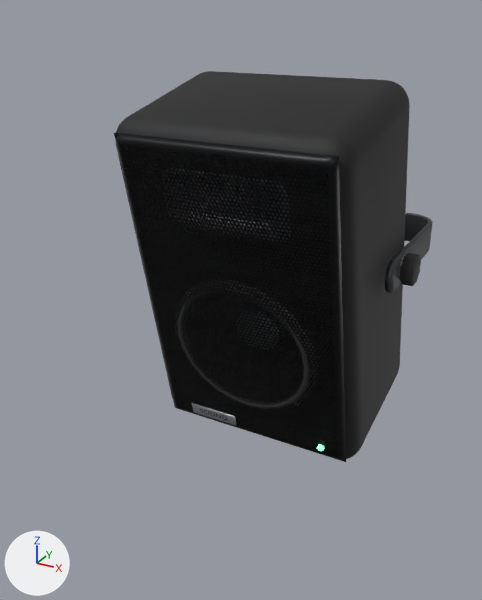
The Blender file blender/speaker.blend: old version first, new version second.
The view is the same before and after, from a 50 mm camera at (0.366, -0.757, 0.317) aimed at (-0.042, -0.015, -0.054). Lighting does not change. The marker at lower left points along +X, +Y and +Z. The older version comes first.

In view in the first picture: 'SpeakerCabinet', 'SpeakerCone', 'SpeakerDustCap', 'SpeakerGrille', 'SpeakerHorn', 'SpeakerKnob1', 'SpeakerSurround', 'SpeakerWasher1', 'SpeakerYoke', 'SpeakerYokeEnd1' and 3 more.
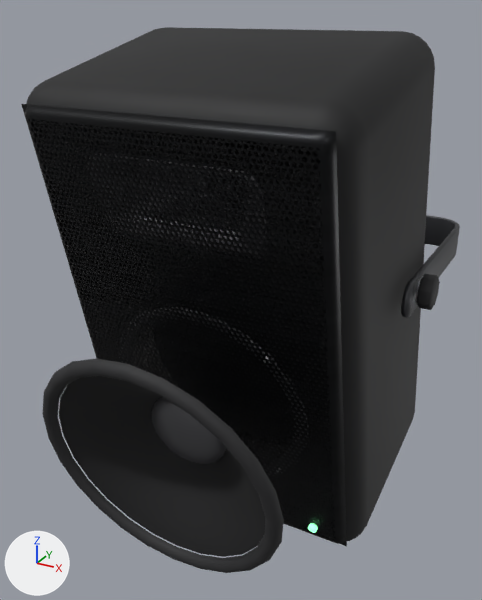
ob_speakertilt is not drawn itself; it is the parent of ob_speakercabinet, ob_speakerinside, ob_speakerport, ob_speakerwooferframe, ob_speakersurround, ob_speakercone, ob_speakerdustcap, ob_speakerwooferscrew0.

Where the newer file only moved an object's origin or applied its transform, the numbers keep the older frame.

The change, as a diff of the scene's bpy script:
```diff
--- a/blender/speaker.blend.py
+++ b/blender/speaker.blend.py
@@ me_speakersurround @@
 # used by ob_speakersurround; parent = ob_speakertilt; location = (0.0, -0.128, -0.08); rotation_euler = (1.571, 0.0, 0.0), in degrees (90, 0, 0)
-me_speakersurround.from_pydata(...)  # 312 vertices, 288 faces; spans x -0.098..0.098, y -0.098..0.098, z 0.0..0.007
+me_speakersurround.from_pydata(...)  # 312 vertices, 288 faces; spans x -0.122..0.122, y -0.129..0.116, z 0.091..0.099
+# me_speakersurround part 1: 312 vertices removed from x -0.098..0.098, y -0.098..0.098, z 0.0..0.007
+# me_speakersurround part 2: 312 vertices added at x -0.122..0.122, y -0.129..0.116, z 0.091..0.099
 me_speakersurround.materials.append(mat_speakerrubber)
@@ me_speakercone @@
 # used by ob_speakercone; parent = ob_speakertilt; location = (0.0, -0.127, -0.08); rotation_euler = (1.571, 0.0, 0.0), in degrees (90, 0, 0)
-me_speakercone.from_pydata(...)  # 240 vertices, 216 faces; spans x -0.086..0.086, y -0.086..0.086, z -0.042..0.0
+me_speakercone.from_pydata(...)  # 240 vertices, 216 faces; spans x -0.108..0.108, y -0.114..0.101, z 0.038..0.09
+# me_speakercone part 3: 240 vertices removed from x -0.086..0.086, y -0.086..0.086, z -0.042..0.0
+# me_speakercone part 4: 240 vertices added at x -0.108..0.108, y -0.114..0.101, z 0.038..0.09
 me_speakercone.materials.append(mat_speakercone)
@@ me_speakerdustcap @@
 # used by ob_speakerdustcap; parent = ob_speakertilt; location = (0.0, -0.127, -0.08); rotation_euler = (1.571, 0.0, 0.0), in degrees (90, 0, 0)
-me_speakerdustcap.from_pydata(...)  # 168 vertices, 156 faces; spans x -0.032..0.032, y -0.032..0.032, z -0.042..-0.0293
+me_speakerdustcap.from_pydata(...)  # 168 vertices, 156 faces; spans x -0.04..0.04, y -0.0469..0.0331, z 0.0378..0.0536
+# me_speakerdustcap part 5: 168 vertices removed from x -0.032..0.032, y -0.032..0.032, z -0.042..-0.0293
+# me_speakerdustcap part 6: 168 vertices added at x -0.04..0.04, y -0.0469..0.0331, z 0.0378..0.0536
 me_speakerdustcap.materials.append(mat_speakercap)
@@ me_speakeryoke @@
 # used by ob_speakeryoke; parent = ob_wallspeaker; location = (0.0, 0.0, 0.0)
-me_speakeryoke.from_pydata(...)  # 64 vertices, 62 faces; spans x -0.167..0.167, y -0.01..0.193, z -0.001..0.041
+me_speakeryoke.from_pydata(...)  # 64 vertices, 62 faces; spans x -0.205..0.205, y -0.07..0.193, z -0.001..0.041
+# me_speakeryoke part 7: 14 of the vertices in x 0.129..0.162, y 0.155..0.193, z -0.001..0.041 are moved by (0.037, 0.0, 0.0)
+# me_speakeryoke part 8: all 4 vertices in x 0.161..0.167, y -0.01, z -0.001..0.041 are moved by (0.038, -0.06, 0.0)
+# me_speakeryoke part 9: 14 of the vertices in x 0.129..0.167, y 0.155..0.192, z -0.001..0.041 are moved by (0.038, 0.0, 0.0)
+# other edits to the shape of me_speakeryoke do not show in these pictures
 me_speakeryoke.materials.append(mat_speakersteel)
@@ ob_speakertilt @@
 ob_speakertilt.parent = ob_wallspeaker
-ob_speakertilt.location = (0.0, 0.02, 0.02)
+ob_speakertilt.location = (0.0, -0.04, 0.02)
 ob_speakertilt.rotation_euler = (0.22, 0.0, 0.0)  # degrees (13, 0, 0)
+ob_speakertilt.scale = (1.25, 1.25, 1.25)
@@ ob_speakeryokeend1 @@
 ob_speakeryokeend1.parent = ob_wallspeaker
-ob_speakeryokeend1.location = (0.164, -0.01, 0.02)
+ob_speakeryokeend1.location = (0.202, -0.07, 0.02)
 ob_speakeryokeend1.rotation_euler = (0.0, 1.571, 0.0)  # degrees (0, 90, 0)
@@ ob_speakerwasher1 @@
 ob_speakerwasher1.parent = ob_wallspeaker
-ob_speakerwasher1.location = (0.168, 0.02, 0.02)
+ob_speakerwasher1.location = (0.205, -0.04, 0.02)
 ob_speakerwasher1.rotation_euler = (0.0, 1.571, 0.0)  # degrees (0, 90, 0)
@@ ob_speakerknob1 @@
 ob_speakerknob1.parent = ob_wallspeaker
-ob_speakerknob1.location = (0.177, 0.02, 0.02)
+ob_speakerknob1.location = (0.214, -0.04, 0.02)
 ob_speakerknob1.rotation_euler = (0.0, 1.571, 0.0)  # degrees (0, 90, 0)
```

Boxes (x1, y1, x2, y2) around the edits, measured in the pictures (482 x 600 px; the box of a moved part takes in the faces that stretch with it):
'SpeakerCabinet', moved, rescaled (39% wider, 32% taller)
    before: (116, 71, 410, 459)
    after: (26, 27, 435, 541)
'SpeakerGrille', moved, rescaled (40% wider, 34% taller)
    before: (114, 133, 346, 462)
    after: (21, 104, 347, 546)
'SpeakerCone', reshaped (75% wider, 69% taller)
    before: (186, 293, 303, 400)
    after: (59, 376, 265, 557)
'SpeakerSurround', reshaped (77% wider, 71% taller)
    before: (177, 284, 313, 409)
    after: (42, 358, 284, 573)
'SpeakerHorn', moved, rescaled (37% wider, 41% taller)
    before: (161, 168, 291, 243)
    after: (88, 153, 267, 259)
'SpeakerDustCap', reshaped (73% wider, 66% taller)
    before: (236, 310, 279, 350)
    after: (151, 397, 226, 464)
'SpeakerYoke', reshaped (24% wider, 27% taller)
    before: (393, 212, 433, 290)
    after: (410, 215, 460, 314)
'SpeakerInside', moved, rescaled (not visible before)
    after: (153, 319, 294, 437)
'SpeakerWooferFrame', moved, rescaled (32% wider, 29% taller)
    before: (174, 280, 318, 411)
    after: (119, 307, 309, 476)
'SpeakerKnob1', moved
    before: (399, 253, 421, 286)
    after: (416, 274, 440, 310)
'SpeakerYokeEnd1', moved
    before: (385, 258, 400, 293)
    after: (401, 280, 418, 318)
'SpeakerBadge', moved, rescaled (not visible afterwards)
    before: (192, 403, 236, 425)
'SpeakerPort', moved, rescaled (mostly hidden afterwards)
    before: (201, 401, 309, 441)
    after: (279, 501, 297, 516)
'SpeakerLED', moved, rescaled
    before: (317, 444, 324, 452)
    after: (308, 523, 318, 533)
'SpeakerPhasePlug', moved, rescaled
    before: (235, 184, 247, 195)
    after: (192, 176, 206, 192)
'SpeakerWasher1', moved
    before: (398, 255, 406, 281)
    after: (415, 276, 423, 304)
'SpeakerBadgeText', moved, rescaled (not visible afterwards)
    before: (200, 408, 227, 420)
'SpeakerWooferScrew0', moved, rescaled (not visible before)
    after: (263, 356, 270, 363)
part 1 of me_speakersurround, deleted
    before: (177, 284, 313, 409)
part 2 of me_speakersurround, added (black)
    after: (42, 358, 284, 573)
part 3 of me_speakercone, deleted
    before: (186, 293, 303, 400)
part 4 of me_speakercone, added
    after: (59, 376, 265, 557)
part 5 of me_speakerdustcap, deleted
    before: (236, 310, 279, 350)
part 6 of me_speakerdustcap, added
    after: (151, 397, 226, 464)
part 7 of me_speakeryoke, moved or reshaped
    before: (424, 218, 429, 227)
    after: (450, 221, 457, 233)
part 8 of me_speakeryoke, moved or reshaped
    before: (393, 223, 432, 290)
    after: (410, 227, 459, 314)
part 9 of me_speakeryoke, moved or reshaped
    before: (404, 212, 433, 248)
    after: (425, 215, 460, 251)
